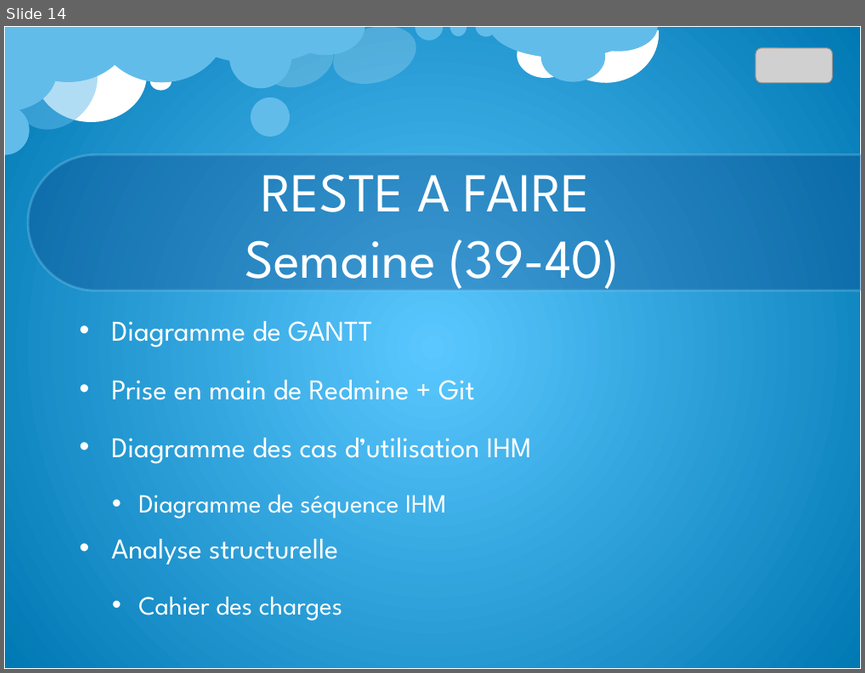
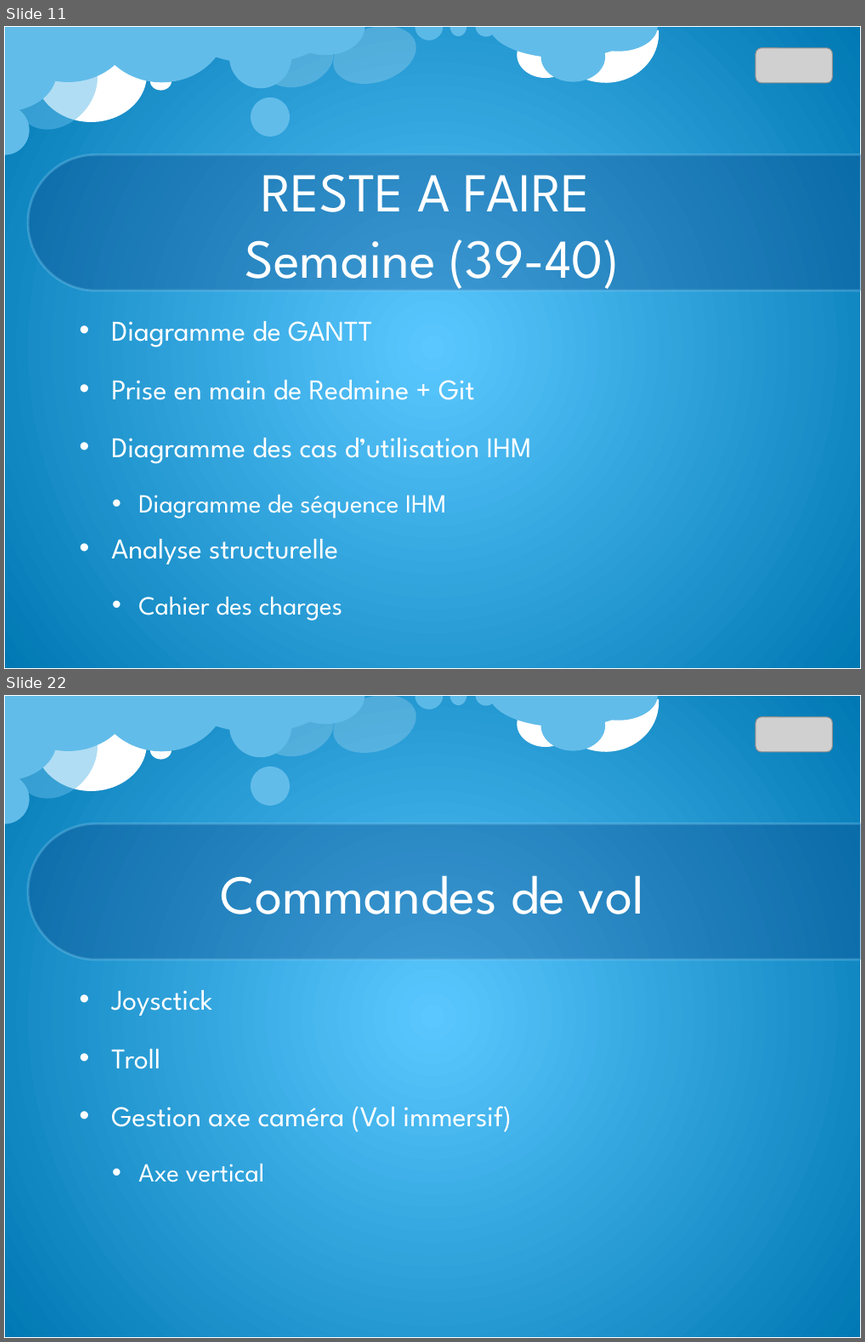
Before and after one commit to Qt-Widgets/PROJET_Drone, a slide deck: cr/CR_lundi_23_09_13.pptx. Shown one above the other, each under a label of ours: slide 14 before the commit, slides 11 and 22 after it; the slides between them are not shown. The pictures are 865x673 and 865x1342 pixels, drawn with LibreOffice and Linux fonts; fonts in the diff are those of the drawing; grey boxes stand for pictures; background and template pictures are left out. Boxes give left, top, right and bottom in pixels: in the first picture for what was removed or moved away, otherwise in the second. Text is boxed around its words. In the diff, an @@ line names an element or a change of style, - is before the commit and + after.

```diff
--- a/cr/CR_lundi_23_09_13.pptx
+++ b/cr/CR_lundi_23_09_13.pptx
@@ slide 22 added at (x1=4, y1=695, x2=861, y2=1338), background picture (left out); not listed: 23 template elements that a slide beside it also shows @@
@@ picture added at (x1=755, y1=717, x2=833, y2=753) @@
@@ title added at (x1=221, y1=875, x2=644, y2=914), 46 pt, text #FFFFFF @@
+Commandes de vol
@@ text added at (x1=111, y1=990, x2=511, y2=1182), 24 pt, text #FFFFFF @@
+• Joysctick
+• Troll
+• Gestion axe caméra (Vol immersif)
+  • Axe vertical
@@ what was slide 14 is now slide 11 @@
```
Also in this commit, not shown: 7 slides changed, 16 other slides added, 2 slides removed, 3 other files.
